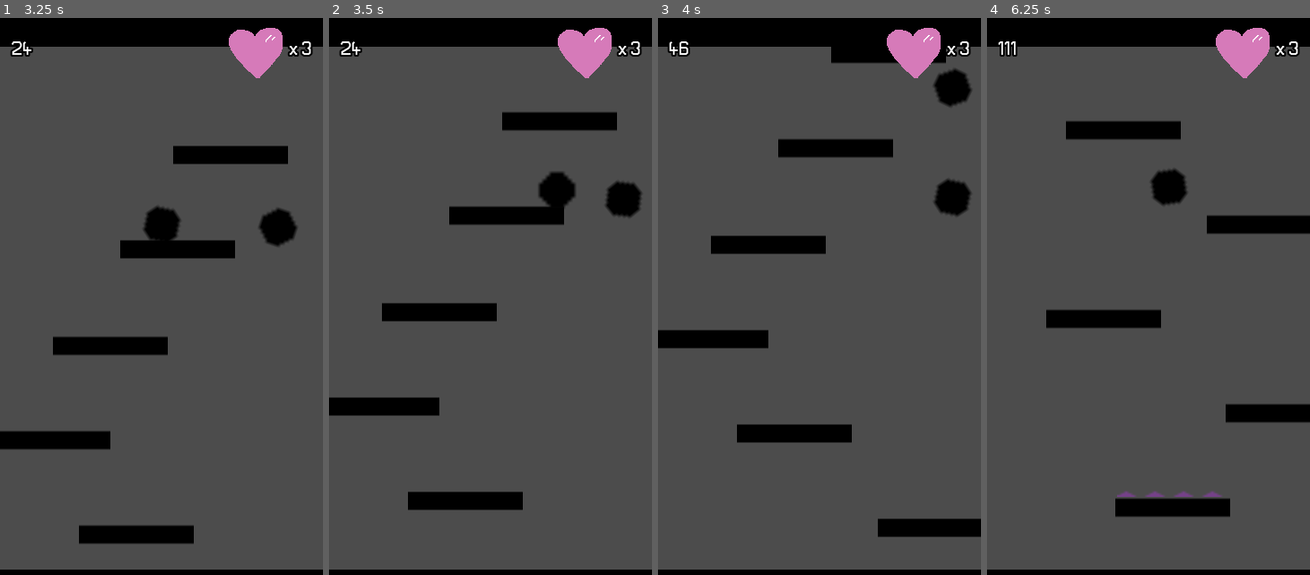
Above: before the commit, frames 1-4 (left to right).
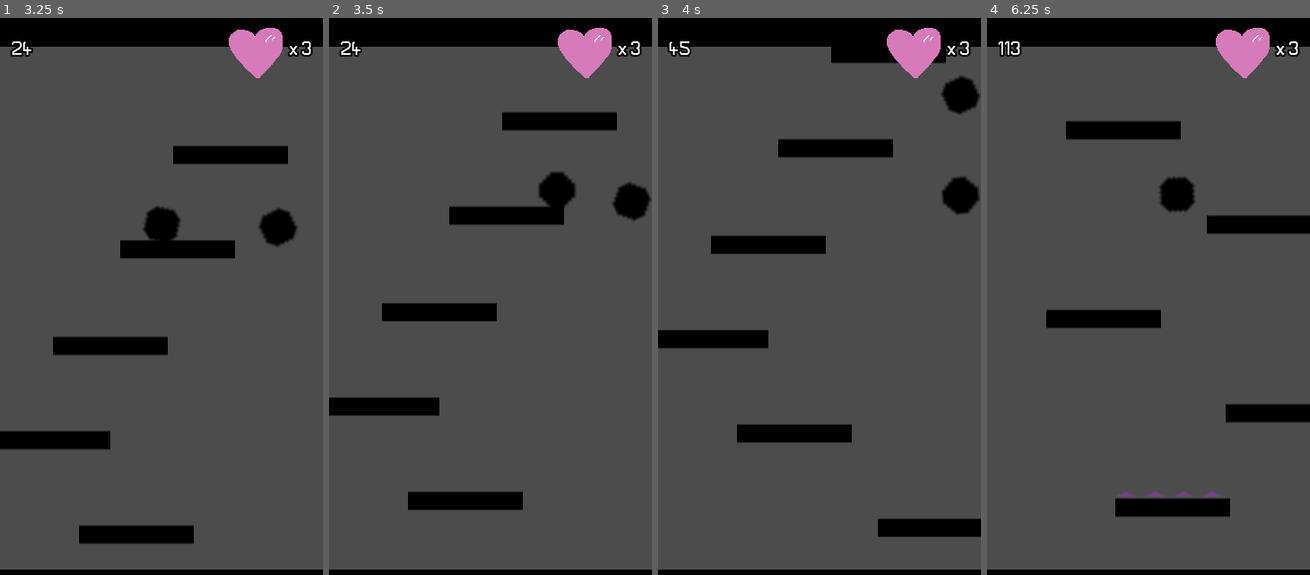
Above: after the commit, the same moments.

Repository: fralcalde/RapidRoll
Game: Godot game, scene res://Scenes/Main.tscn
Same seed, same stepped clock (60 frames per second), same inputs: the game is played once before the commit and once after it.
Inputs:
- Up to frame 1 (3.25 s): hold Right (ui_right) 0.53-2.03 s; hold Left (ui_left) 2.03-2.78 s; hold Right (ui_right) from 2.78 s (still down)
- Up to frame 2 (3.5 s): keep holding Right (ui_right)
- Up to frame 3 (4 s): keep holding Right (ui_right)
- Up to frame 4 (6.25 s): release Right (ui_right) at 4.28 s; hold Left (ui_left) 4.28-5.03 s; hold Right (ui_right) 5.03-5.78 s; hold Left (ui_left) from 5.78 s (still down)

Frame 1 is identical in both runs. In frame 2, 0.4% of the frame differs, in the area x 85-100%, y 29-37%; in frame 3, 1.0%, in the area x 6-100%, y 4-36%; in frame 4, 0.6%.

Commit message:
Reacomodadas las paredes en la escena Game

Diff:
--- a/Scenes/Game.tscn
+++ b/Scenes/Game.tscn
@@ -4,7 +4,7 @@
 [ext_resource path="res://Scenes/Piso.tscn" type="PackedScene" id=2]
 [ext_resource path="res://Scenes/Techo.tscn" type="PackedScene" id=3]
 [ext_resource path="res://Scenes/PlatformsSpawner.tscn" type="PackedScene" id=4]
-[ext_resource path="res://Scenes/HUD/Hud.tscn" type="PackedScene" id=5]
+[ext_resource path="res://Scenes/HUD/HUDLayer.tscn" type="PackedScene" id=5]
 
 [sub_resource type="RectangleShape2D" id=1]
 extents = Vector2( 9.5, 325 )
@@ -24,27 +24,25 @@
 
 [node name="PlatformsSpawner" parent="." instance=ExtResource( 4 )]
 
-[node name="HUDLayer" type="CanvasLayer" parent="."]
+[node name="HUDLayer" parent="." instance=ExtResource( 5 )]
 
-[node name="HUD" parent="HUDLayer" instance=ExtResource( 5 )]
-
-[node name="Wall" type="StaticBody2D" parent="."]
-position = Vector2( 0, 10 )
+[node name="WallL" type="StaticBody2D" parent="."]
+position = Vector2( -8, 10 )
 __meta__ = {
 "_edit_group_": true
 }
 
-[node name="CollisionShape2D" type="CollisionShape2D" parent="Wall"]
+[node name="CollisionShape2D" type="CollisionShape2D" parent="WallL"]
 position = Vector2( -0.5, 315 )
 shape = SubResource( 1 )
 
-[node name="Wall2" type="StaticBody2D" parent="."]
-position = Vector2( 360, 10 )
+[node name="WallR" type="StaticBody2D" parent="."]
+position = Vector2( 369, 10 )
 __meta__ = {
 "_edit_group_": true
 }
 
-[node name="CollisionShape2D" type="CollisionShape2D" parent="Wall2"]
+[node name="CollisionShape2D" type="CollisionShape2D" parent="WallR"]
 position = Vector2( -0.5, 315 )
 shape = SubResource( 1 )
 
--- /dev/null
+++ b/Scenes/HUD/HUDLayer.tscn
@@ -0,0 +1,13 @@
+[gd_scene load_steps=4 format=2]
+
+[ext_resource path="res://Themes/hud_theme.tres" type="Theme" id=1]
+[ext_resource path="res://Scripts/HUD/HUD.gd" type="Script" id=2]
+[ext_resource path="res://Scenes/HUD/Hud.tscn" type="PackedScene" id=3]
+
+[node name="HUDLayer" type="CanvasLayer"]
+
+[node name="HUD" type="Control" parent="." instance=ExtResource( 3 )]
+anchor_right = 1.0
+anchor_bottom = 1.0
+theme = ExtResource( 1 )
+script = ExtResource( 2 )
--- a/Scripts/Game.gd
+++ b/Scripts/Game.gd
@@ -1,3 +1,4 @@
+class_name Game
 extends Node2D
 
 export var vidas = 3
--- a/project.godot
+++ b/project.godot
@@ -9,6 +9,11 @@
 config_version=4
 
 _global_script_classes=[ {
+"base": "Node2D",
+"class": "Game",
+"language": "GDScript",
+"path": "res://Scripts/Game.gd"
+}, {
 "base": "Area2D",
 "class": "HitBox",
 "language": "GDScript",
@@ -35,6 +40,7 @@
 "path": "res://Scripts/RPlayer.gd"
 } ]
 _global_script_class_icons={
+"Game": "",
 "HitBox": "res://Imagenes/HitBox.svg",
 "HurtBox": "res://Imagenes/HurtBox.svg",
 "Platform": "",
